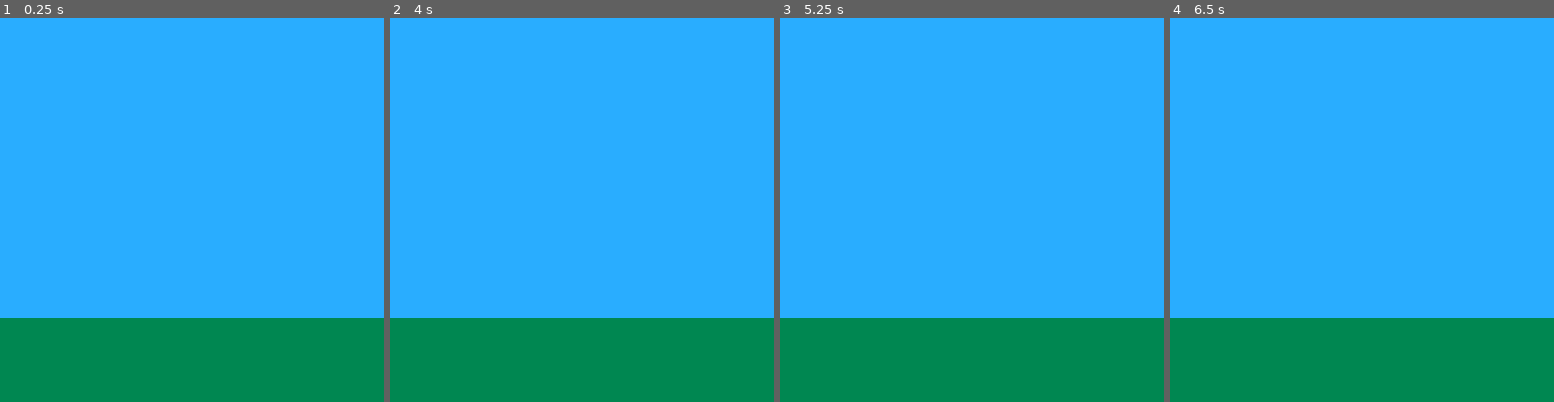
Above: before the commit, frames 1-4 (left to right).
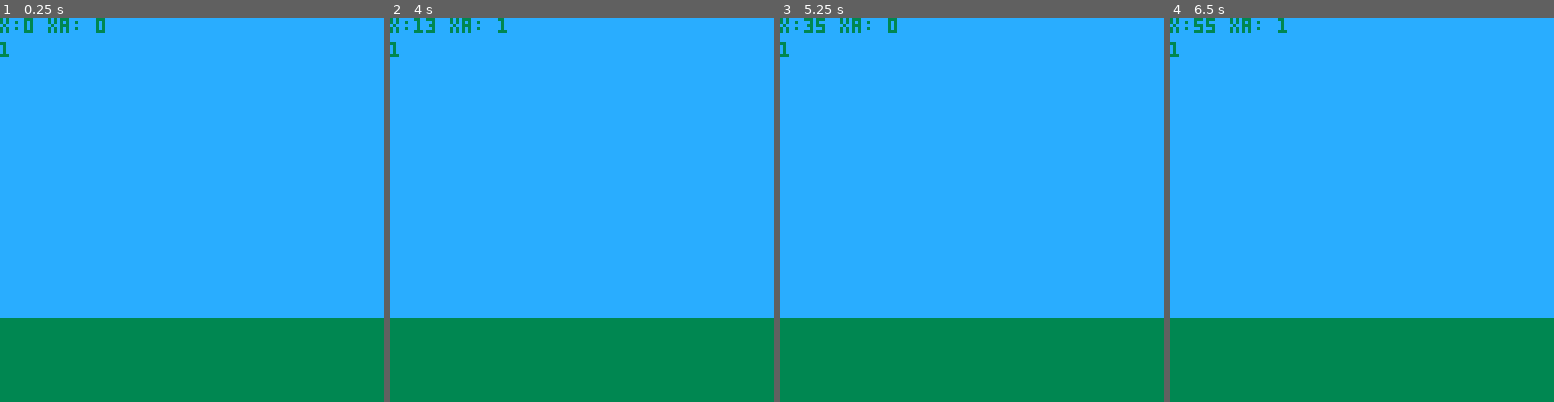
Above: after the commit, the same moments.

Repository: rodoherty1/pico-tests
Game: PICO-8 cartridge sinjump.p8
Two runs of this game, one before a commit and one after it. Both use one fixed random seed, a clock stepped at 60 frames per second and the inputs below.
Inputs:
- Up to frame 1 (0.25 s): no input
- Up to frame 2 (4 s): hold Up from 3.58 s (still down)
- Up to frame 3 (5.25 s): release Up at 4.08 s
- Up to frame 4 (6.5 s): hold Up 5.85-6.18 s

The runs differ from the first frame. In frame 1, 0.4% of the frame differs, in the area x 0-28%, y 0-11%; in frame 2, 0.4%; in frame 3, 0.5%, in the area x 0-31%, y 0-11%; in frame 4, 0.4%.

Commit message:
Adding some bouncing

Diff:
--- a/sinjump.p8
+++ b/sinjump.p8
@@ -5,36 +5,61 @@
 ground_height = 100
 
 x = 0
-y = 64
-xs = 1
-radians = 0
-dy = 0
+y = ground_height
+degrees = 0
+dh = 0
+xa = 0
+gravity = 0.5
+jump_height=25
+jumping = 0
+direction=1
+
+function jump()
+  degrees+=5
+  xa=1*direction
+
+  if (degrees==180) then
+   degrees=0
+   jumping=0
+   xa=0
+  end
+
+  dh = sin(degrees/360) * 25
+end
 
 function _init()
 end
 
 function _update()
-  x=x+xs
+
+  if btn(2) and jumping==0 then
+    jumping=1
+  end
+
+  if (jumping == 1) then
+  	jump()
+  end
+
+  x=x+xa
 
   if x>127 or x<0 then
-   xs=xs*-1
+   direction=-direction
   end
 
+--  y=y+dh
+  --[[
   if y>127 or y<0 then
    ys=ys*-1
   end
+  --]]
 
-  radians+=1
-  if (radians==128) then
-   radians=0
-  end
-
-  dy = sin(radians/128) * 64
 
 end
 
 function _draw()
   rectfill(0, 0, 127, ground_height, 12)
   rectfill(0, ground_height, 127, 127, 3)
-  spr(0, x, y+dy)
+  spr(0, x, y+dh)
+  print ("x:"..x.." xa: "..xa, 0, 0)
+  print (direction, 0, 8)
 end
